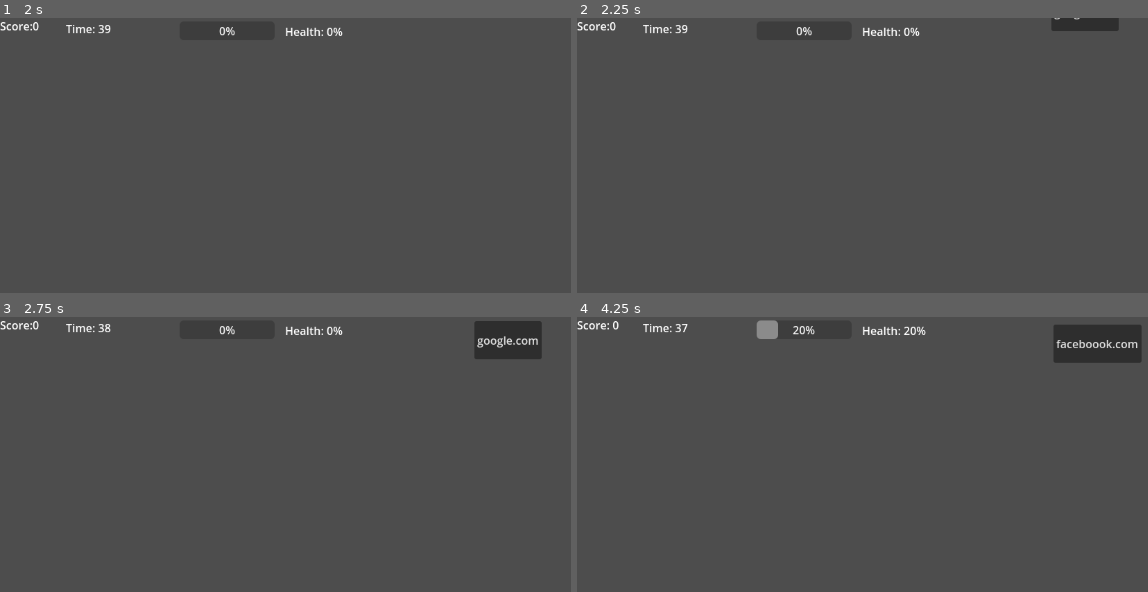
Above: before the commit, frames 1-4 (two rows, left to right).
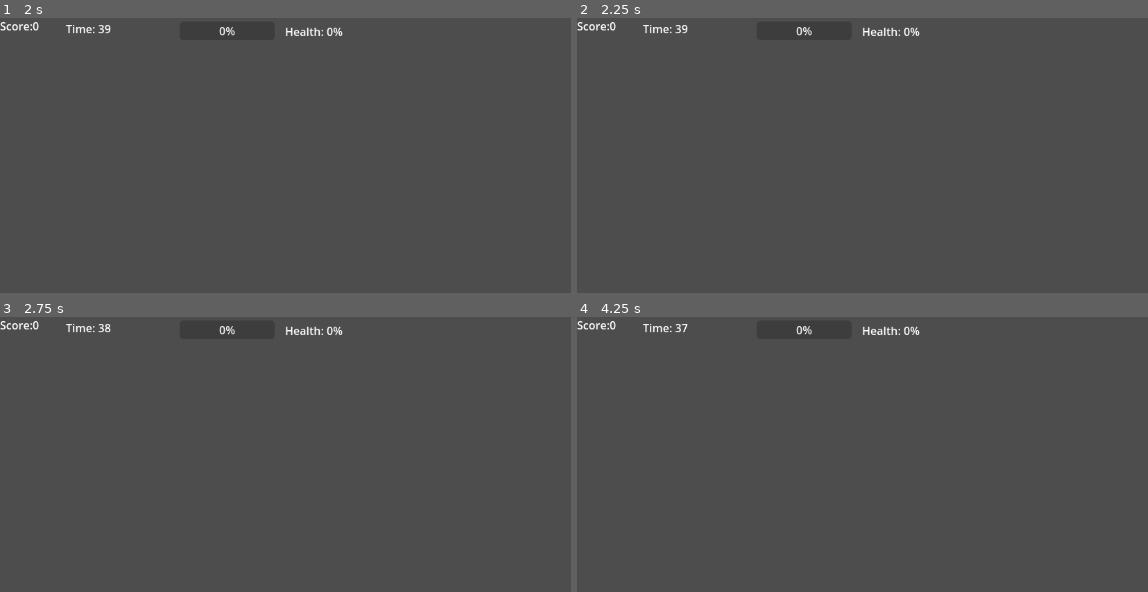
Above: after the commit, the same moments.

Repository: AshishRamesh/Cyber_Game_Remote
Game: Godot game, scene res://Scenes/Mini_Games/DDos/start_scen.tscn
Two runs of this game, one before a commit and one after it. Both use one fixed random seed, a clock stepped at 60 frames per second and the inputs below. The project has no main scene, so this scene is started directly.
Inputs (mouse positions are in pixels of both pictures, inside the frame that each line leads up to):
- Up to frame 1 (2 s): click "Enter" at 0.5 s; tap Enter (ui_accept) at 1.25, 1.52 s; hold Right (ui_right) from 1.28 s (still down)
- Up to frame 2 (2.25 s): keep holding Right (ui_right); tap Enter (ui_accept) at 2 s
- Up to frame 3 (2.75 s): keep holding Right (ui_right); tap Enter (ui_accept) at 2.27 s
- Up to frame 4 (4.25 s): release Right (ui_right) at 2.75 s; click (1085, 339) at 2.75 s, where only the run before the commit has a clickable "google.com"; tap Enter (ui_accept) at 3.5 s; hold Left (ui_left) from 3.53 s (still down)

Frame 1 is identical in both runs. In frame 2, 0.5% of the frame differs, in the area x 83-95%, y 0-5%; in frame 3, 1.5%; in frame 4, 2.5%, in the area x 5-99%, y 1-17%.

Commit message:
stash commit

Diff:
--- /dev/null
+++ b/Scenes/Mini_Games/DDos/ddos.tscn
@@ -0,0 +1,31 @@
+[gd_scene format=3 uid="uid://d1yh1io07goqj"]
+
+[node name="ddos" type="Node2D"]
+
+[node name="GameTimer" type="Timer" parent="."]
+
+[node name="ScoreLabel" type="Label" parent="."]
+offset_right = 40.0
+offset_bottom = 23.0
+
+[node name="LoadBar" type="ProgressBar" parent="."]
+offset_left = 203.0
+offset_top = 2.0
+offset_right = 285.0
+offset_bottom = 29.0
+
+[node name="SpawnTimer" type="Timer" parent="."]
+
+[node name="TimerLabel" type="Label" parent="."]
+offset_left = 148.0
+offset_top = 6.0
+offset_right = 188.0
+offset_bottom = 29.0
+
+[node name="CountdownTimer" type="Timer" parent="."]
+
+[node name="CPULoadLabel" type="Label" parent="."]
+offset_left = 76.0
+offset_top = 6.0
+offset_right = 196.0
+offset_bottom = 29.0
--- a/Scenes/Mini_Games/DDos/website.tscn
+++ b/Scenes/Mini_Games/DDos/website.tscn
@@ -1,6 +1,7 @@
 [gd_scene load_steps=2 format=3 uid="uid://d220hcrtp2scl"]
 
 [ext_resource type="Script" path="res://Scripts/mini_game/ddos/Website.gd" id="1_hlecc"]
+[gd_scene format=3 uid="uid://d220hcrtp2scl"]
 
 [node name="Website" type="Button"]
 offset_left = 64.0
--- a/project.godot
+++ b/project.godot
@@ -24,6 +24,5 @@
 
 [rendering]
 
-textures/canvas_textures/default_texture_filter=0
 renderer/rendering_method="gl_compatibility"
 renderer/rendering_method.mobile="gl_compatibility"
